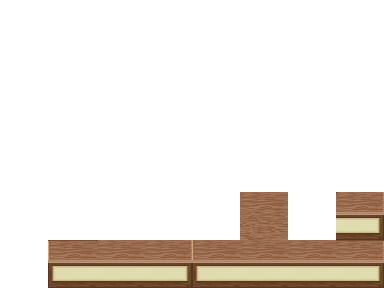
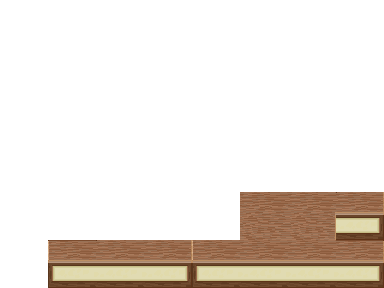
Layers edited between the first and the second 384x288 image:
pixels changed over (288, 192, 336, 240) (layer not identified)
